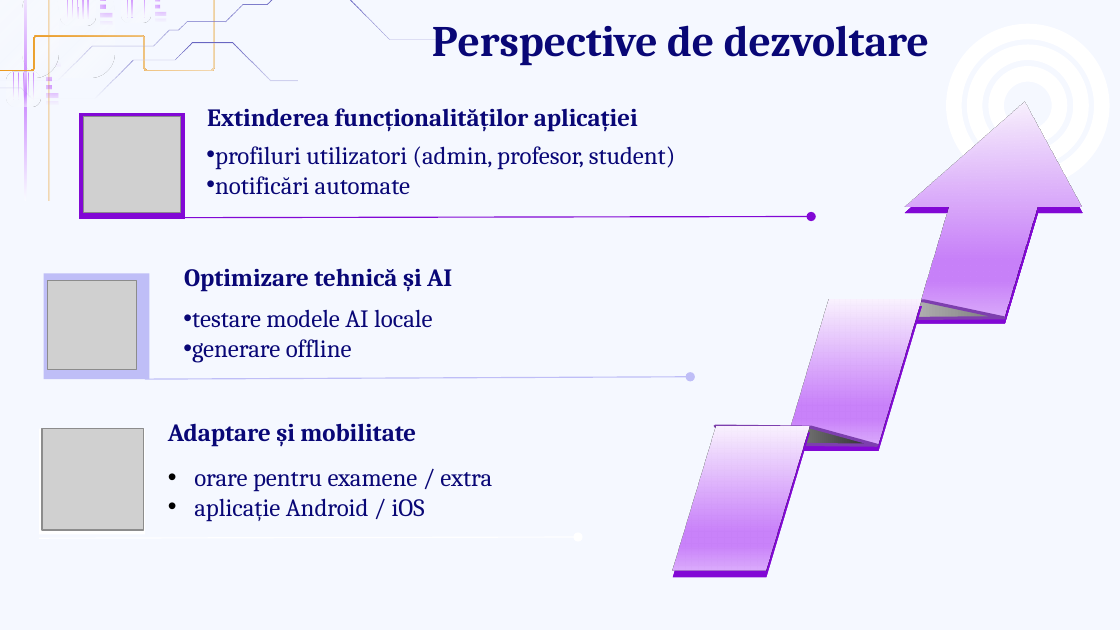
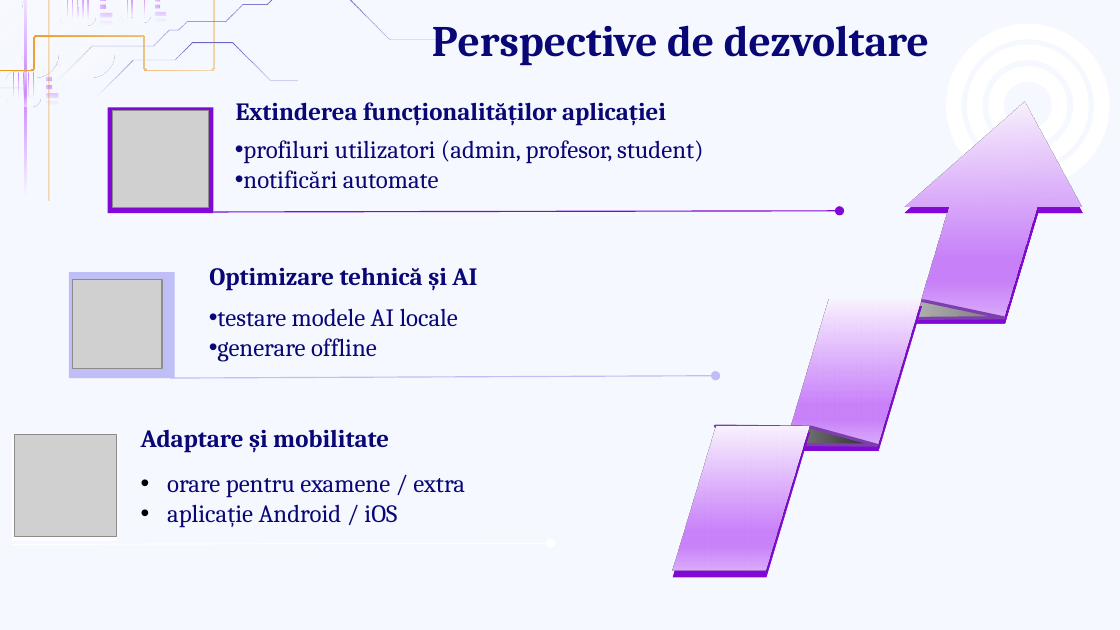
Before and after one commit to Liliana24znf/AI-powered-university-timetable-generator, a slide deck: slide 9 of Documentatie-licenta/Prezentare/Prezentare_Zanfir_Liliana_Petruta.pptm. Drawn at 1120x630 pixels with LibreOffice and Linux fonts; fonts in the diff are those of the drawing; grey boxes stand for pictures. Boxes give left, top, right and bottom in pixels: in the first picture for what was removed or moved away, otherwise in the second. Text is boxed around its words. In the diff, an @@ line names an element or a change of style, - is before the commit and + after.

```diff
--- a/Documentatie-licenta/Prezentare/Prezentare_Zanfir_Liliana_Petruta.pptm
+++ b/Documentatie-licenta/Prezentare/Prezentare_Zanfir_Liliana_Petruta.pptm
@@ 2 texts, 1 picture, 1 rectangle, 1 arrow: place and size @@
-2 texts, 1 picture, 1 rectangle, 1 arrow at box(80, 108, 811, 218)
+2 texts, 1 picture, 1 rectangle, 1 arrow at box(108, 102, 840, 213)
@@ 2 texts, 1 picture, 1 arrow, 1 rectangle: place and size @@
-2 texts, 1 picture, 1 arrow, 1 rectangle at box(44, 268, 690, 380)
+2 texts, 1 picture, 1 arrow, 1 rectangle at box(69, 267, 716, 379)
@@ 2 texts, 1 arrow, 1 rectangle: place and size @@
-2 texts, 1 arrow, 1 rectangle at box(39, 423, 578, 539)
+2 texts, 1 arrow, 1 rectangle at box(12, 429, 551, 544)
@@ picture: place and size @@
-picture at box(43, 429, 144, 531)
+picture at box(15, 435, 116, 536)
```
Also in this commit, not shown: 4 other files.
